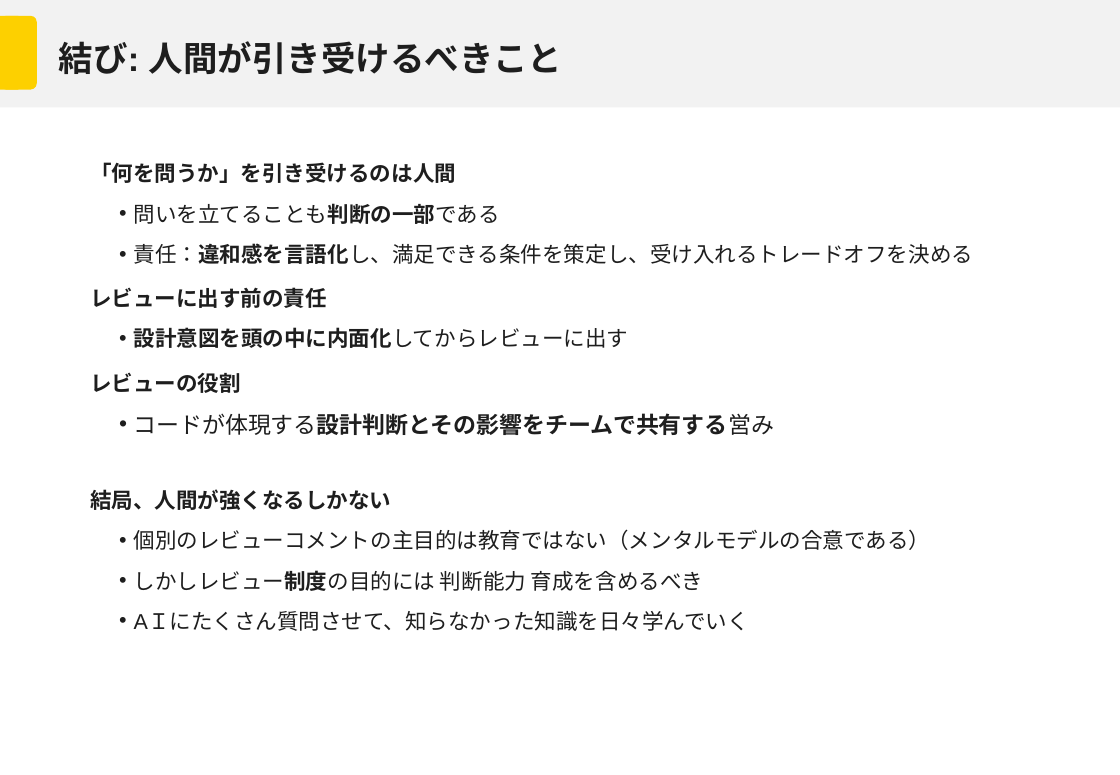
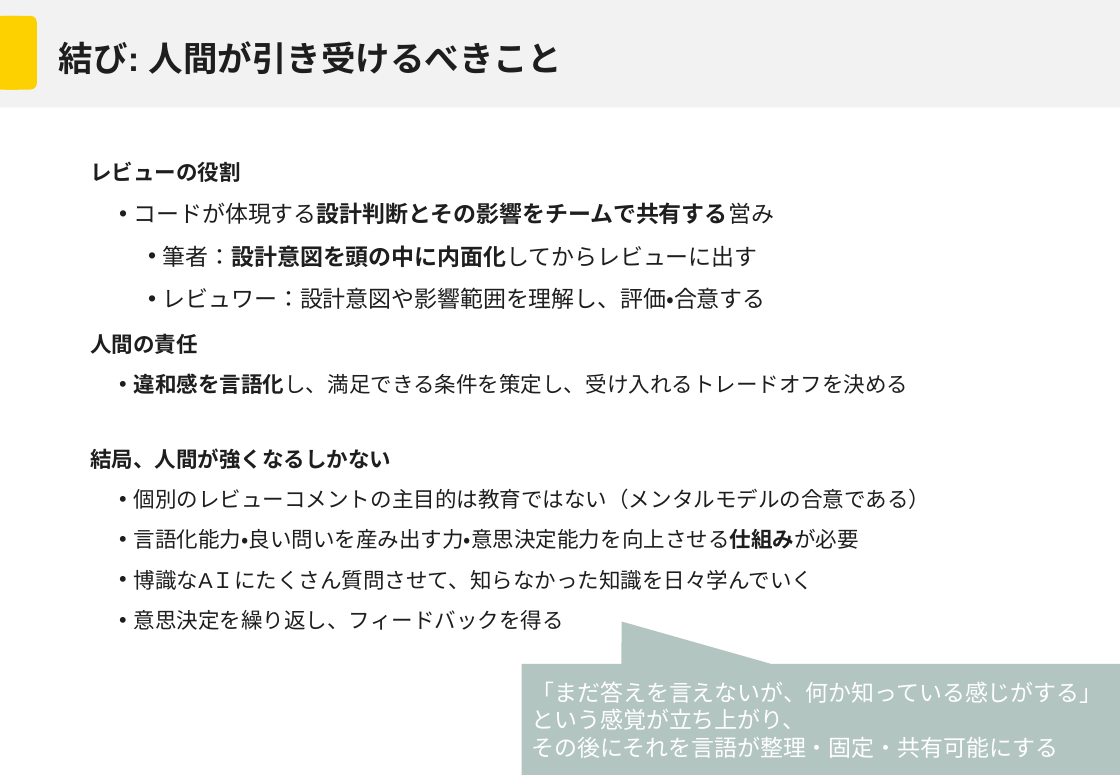
Before and after one commit to Mori-Taiki/Presentation, a slide deck: slide 30 of TechMeeting202604/techmeeting20260406.pptx (slide 24 before the commit). Drawn at 1120x775 pixels with LibreOffice and Linux fonts; fonts in the diff are those of the drawing; background and template pictures are left out. Boxes give left, top, right and bottom in pixels: in the first picture for what was removed or moved away, otherwise in the second. Text is boxed around its words. In the diff, an @@ line names an element or a change of style, - is before the commit and + after.

```diff
--- a/TechMeeting202604/techmeeting20260406.pptx
+++ b/TechMeeting202604/techmeeting20260406.pptx
@@ text at (90, 162, 973, 348): paragraphs removed @@
-「何を問うか」を引き受けるのは人間
-  • 問いを立てることも判断の一部である
-  • 責任：違和感を言語化し、満足できる条件を策定し、受け入れるトレードオフを決める
-レビューに出す前の責任
-  • 設計意図を頭の中に内面化してからレビューに出す
@@ text at (90, 245, 909, 394): paragraphs added @@
+    • 筆者：設計意図を頭の中に内面化してからレビューに出す
+    • レビュワー：設計意図や影響範囲を理解し、評価・合意する
+人間の責任
+  • 違和感を言語化し、満足できる条件を策定し、受け入れるトレードオフを決める
@@ text at (134, 529, 859, 630): text changed @@
-  • しかしレビュー制度の目的には 判断能力 育成を含めるべき
-  • AＩにたくさん質問させて、知らなかった知識を日々学んでいく
+  • 言語化能力・良い問いを産み出す力・意思決定能力を向上させる仕組みが必要
+  • 博識なAＩにたくさん質問させて、知らなかった知識を日々学んでいく
+  • 意思決定を繰り返し、フィードバックを得る
@@ speech box added at (522, 664, 1120, 775), fill #698D84 at 50% opacity, 16 pt, text #FFFFFF @@
+「まだ答えを言えないが、何か知っている感じがする」という感覚が立ち上がり、
+その後にそれを言語が整理・固定・共有可能にする
```
Also in this commit, not shown: 15 other slides changed, 5 slides added, 1 slide removed.
